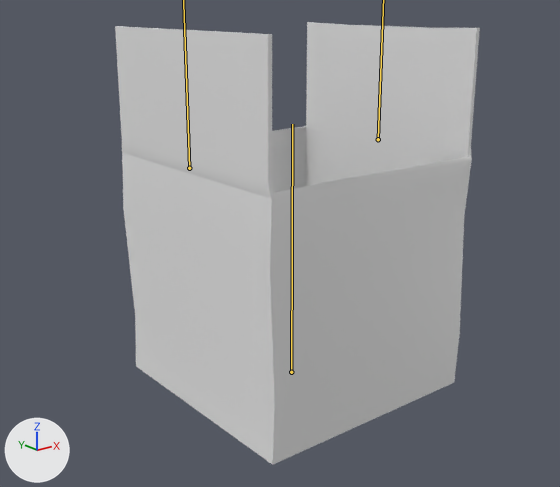
Before and after pictures for a commit that changed the FBX model Assets/Meshes/Box/Box.fbx.
One viewpoint serves both versions: a 50 mm lens placed at (-1.214, -1.467, 0.959), pointed at (-0.036, 0.005, 0.371). The axes (+X, +Y, +Z) are drawn at lower left. The lights are the same throughout. The bones that bend it are drawn over the model as lines. Materials are left out; every surface is plain grey.
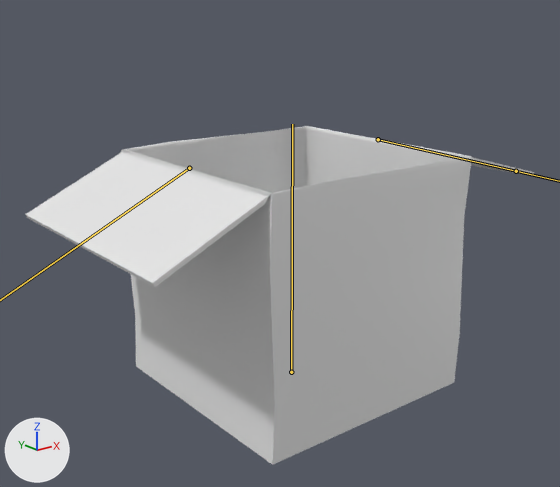
The newer file adds an action. The first version stands in its rest pose; the second is drawn at frame 1 of the action 'BoxRig|BoxRig|BoxRig|BoxRig|BoxRig|Cube.014Action'.

Pixel boxes [x1, y1, x2, y2] of what changed, in the pictures (560 x 487 px):
'Box', posed (40% wider, 23% shorter): before [115, 22, 480, 465]; after [25, 126, 535, 465]

The change in detail:
Bone 'LidFlap.L' (bone_lidflap_l) turns from (0, 0, 0) to (0, 0, 115) degrees about its own x, y and z.
Bone 'LidFlap.R' (bone_lidflap_r) turns from (0, 0, 0) to (0, 0, -105) degrees about its own x, y and z.
